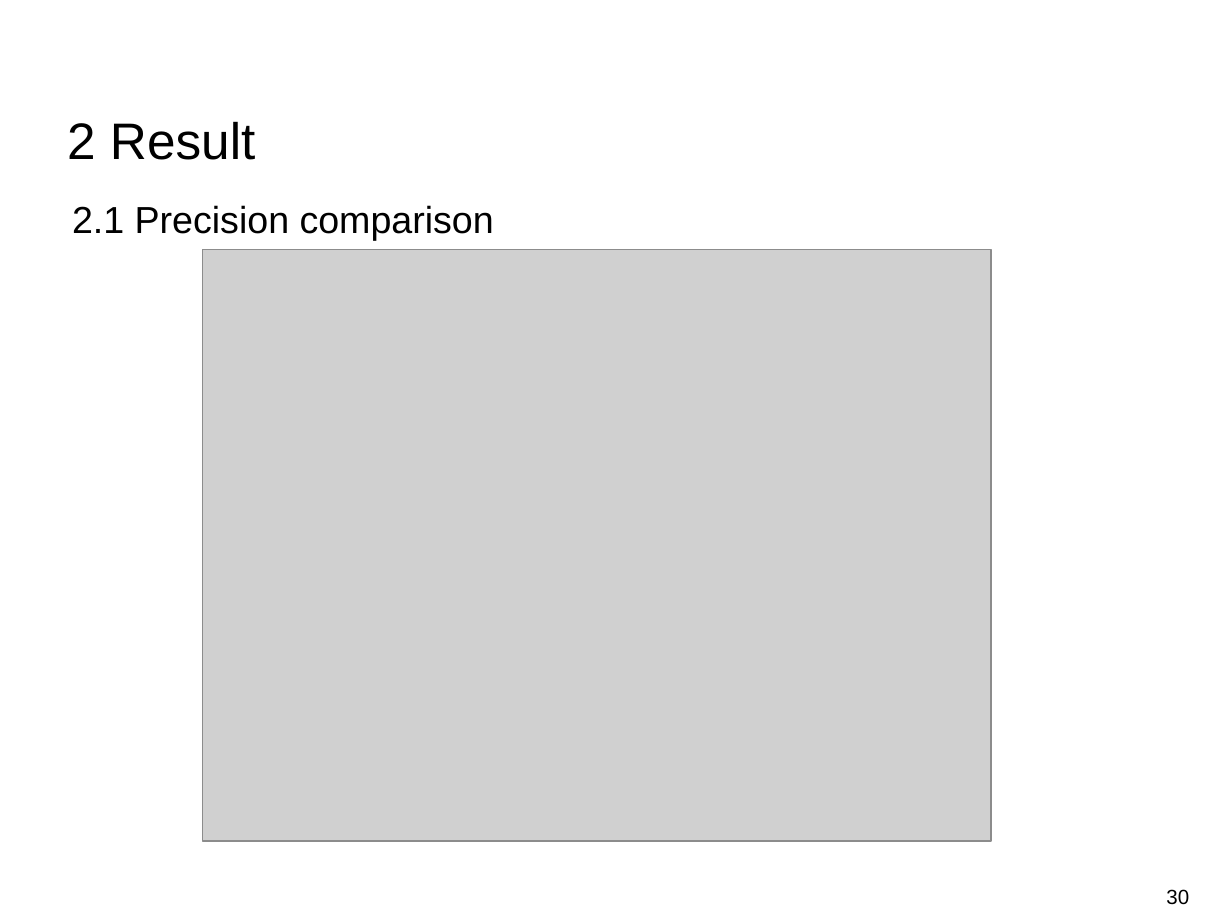
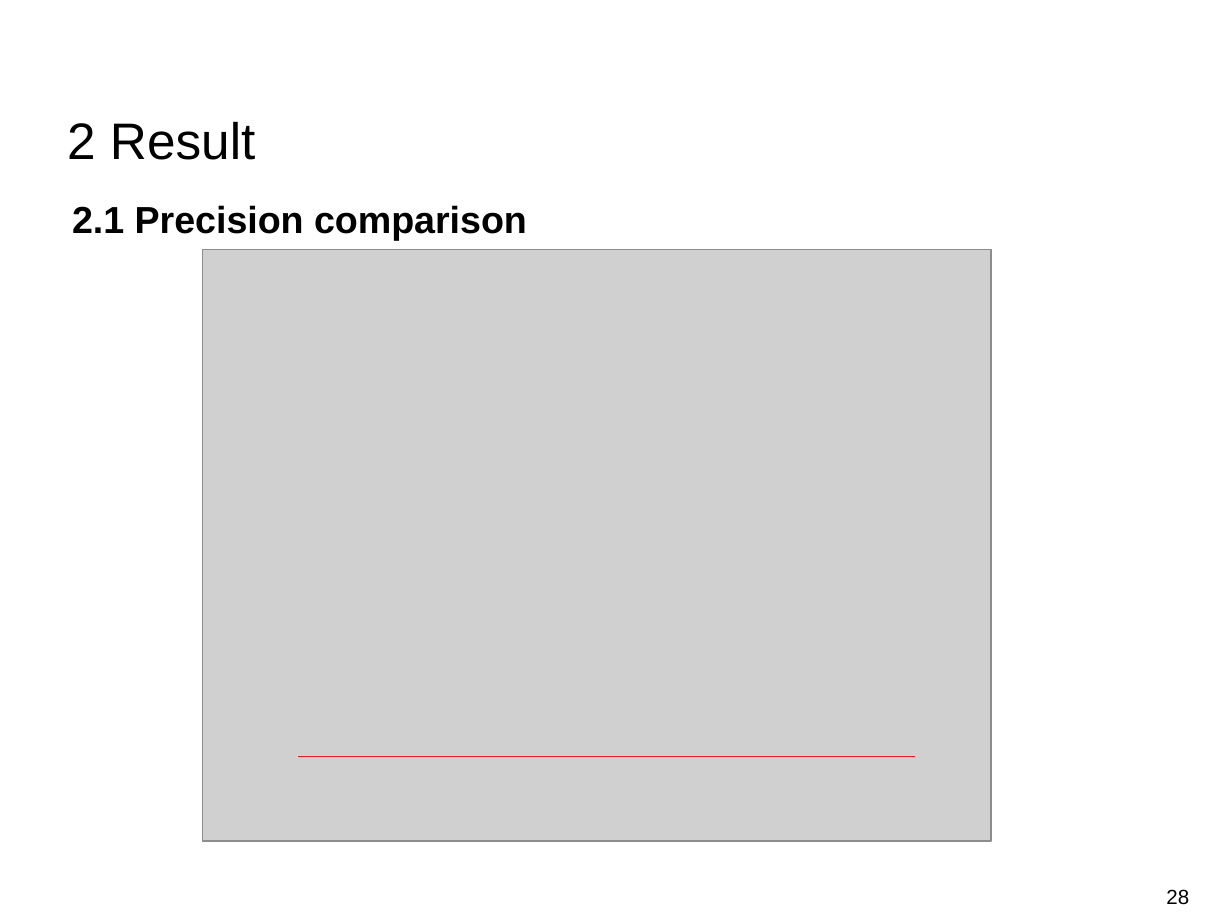
Before and after one commit to Tom-Huang/visual_navigation, a slide deck: slide 28 of FInal_Indirect Visual Odometry with Optical Flow.odp (slide 30 before the commit). Drawn at 1232x924 pixels with LibreOffice and Linux fonts; fonts in the diff are those of the drawing; grey boxes stand for pictures; background and template pictures are left out. Boxes give left, top, right and bottom in pixels: in the first picture for what was removed or moved away, otherwise in the second. Text is boxed around its words. In the diff, an @@ line names an element or a change of style, - is before the commit and + after.

```diff
--- a/FInal_Indirect Visual Odometry with Optical Flow.odp
+++ b/FInal_Indirect Visual Odometry with Optical Flow.odp
@@ text "2.1 Precision comparison" at [72, 205, 527, 241]: bold on @@
@@ line added from (298, 756) to (914, 756), #ED1C24 0 pt @@
@@ page number at [1166, 889, 1189, 905]: text changed @@
-30
+28
```
Also in this commit, not shown: 29 other slides changed, 5 slides removed, 5 other files.
